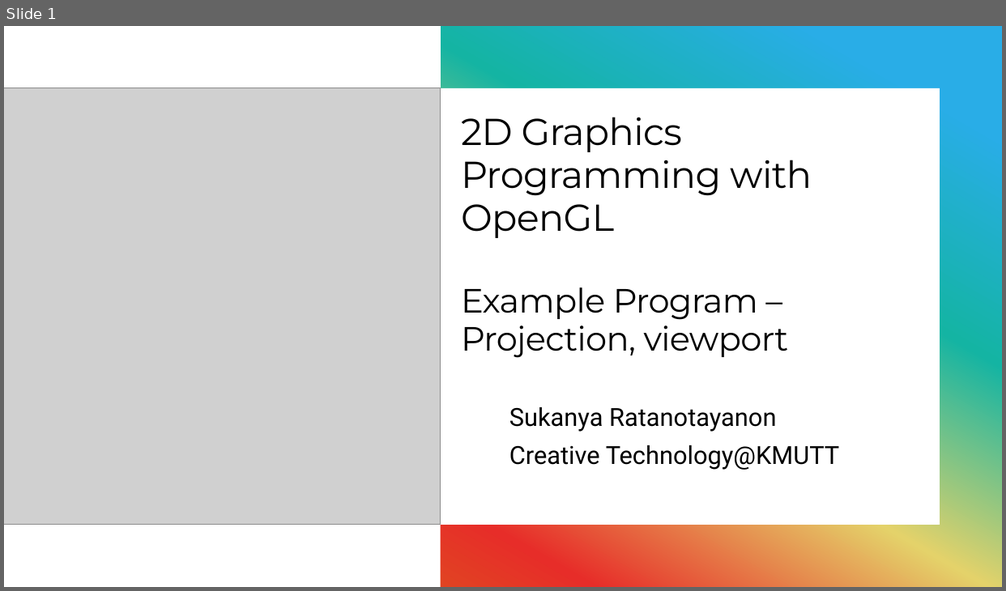
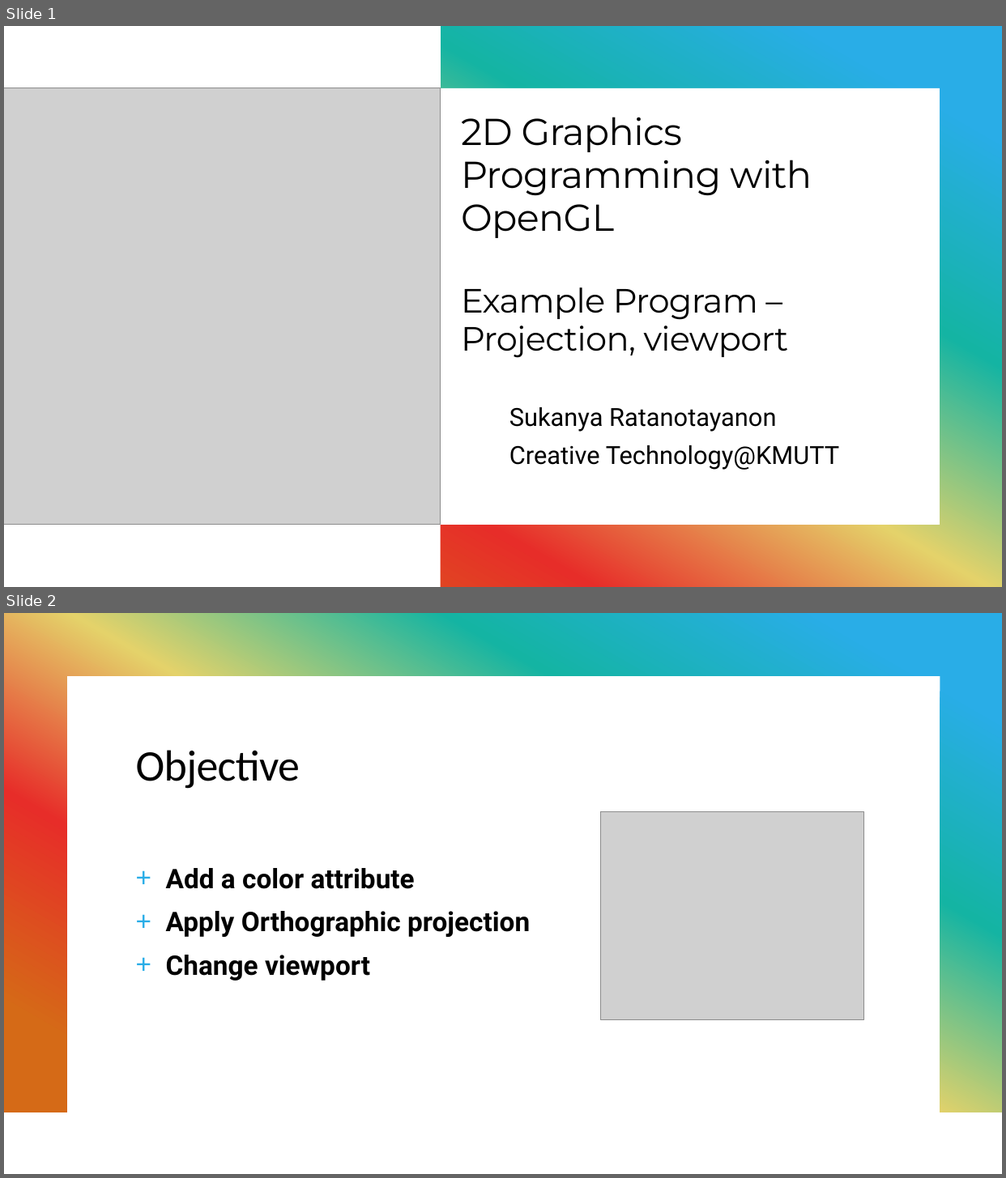
Before and after one commit to sratanota/GLVideo, a slide deck: Slides/GLVid8.pptx. Shown one above the other, each under a label of ours: slide 1 before the commit, slides 1 and 2 after it. The pictures are 1006x591 and 1006x1178 pixels, drawn with LibreOffice and Linux fonts; fonts in the diff are those of the drawing; grey boxes stand for pictures. Boxes give left, top, right and bottom in pixels: in the first picture for what was removed or moved away, otherwise in the second. Text is boxed around its words. In the diff, an @@ line names an element or a change of style, - is before the commit and + after.

```diff
--- a/Slides/GLVid8.pptx
+++ b/Slides/GLVid8.pptx
@@ slide 2 added at bbox=[4, 613, 1002, 1174], background #FFFFFF; not listed: 1 template element that a slide beside it also shows @@
@@ title added at bbox=[136, 750, 300, 789], 42 pt, text #000000 @@
+Objective
@@ picture added at bbox=[601, 812, 864, 1020] @@
@@ text added at bbox=[166, 868, 530, 981], 26 pt, text #000000, bold @@
++ Add a color attribute
++ Apply Orthographic projection
++ Change viewport
```
Also in this commit, not shown: 1 slide removed.
